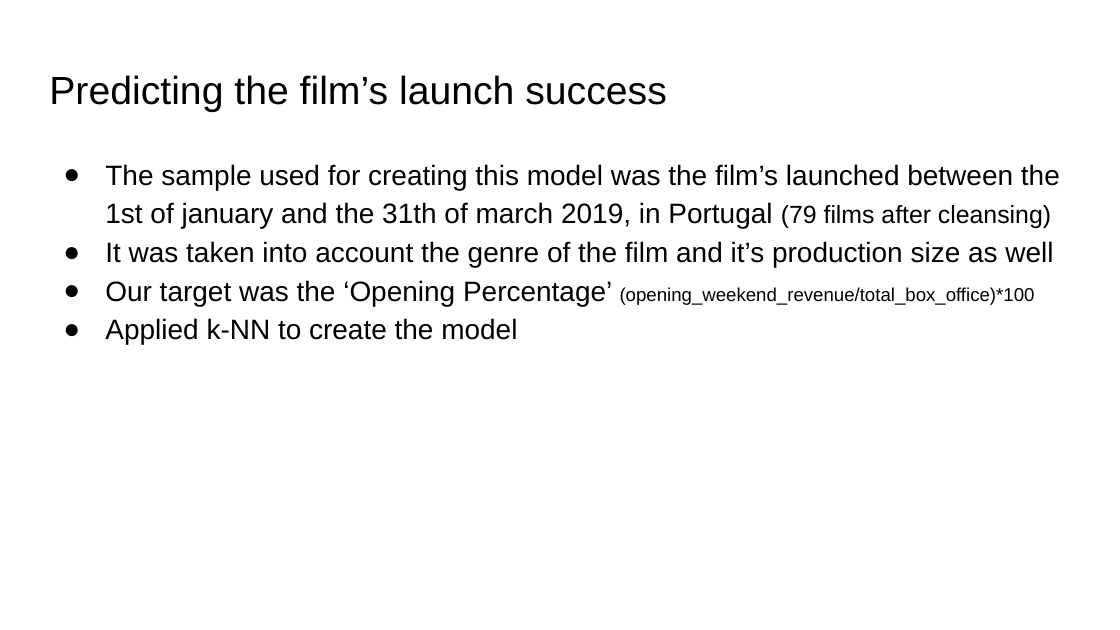
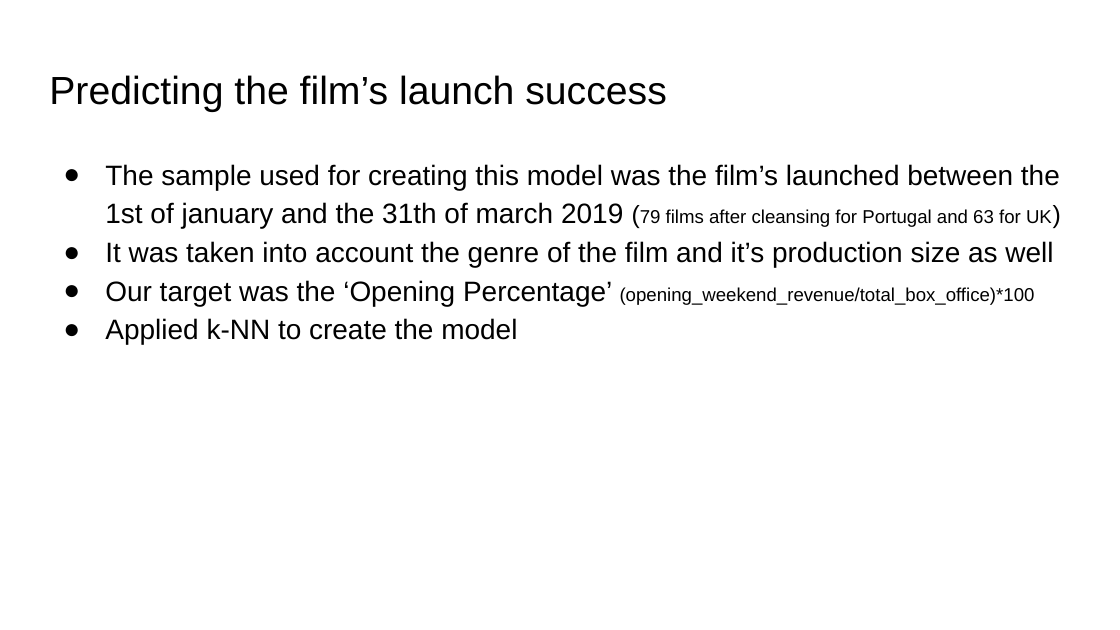
Before and after one commit to Hackathon-Gruvi/os-colegas-da-francisca, a slide deck: slide 7 of final-pitch.pptx. Drawn at 1120x630 pixels with LibreOffice and Linux fonts; fonts in the diff are those of the drawing; background and template pictures are left out. Boxes give left, top, right and bottom in pixels: in the first picture for what was removed or moved away, otherwise in the second. Text is boxed around its words. In the diff, an @@ line names an element or a change of style, - is before the commit and + after.

```diff
--- a/final-pitch.pptx
+++ b/final-pitch.pptx
@@ text at box(105, 164, 1060, 229): text changed @@
-● The sample used for creating this model was the film’s launched between the 1st of january and the 31th of march 2019, in Portugal (79 films after cleansing)
+● The sample used for creating this model was the film’s launched between the 1st of january and the 31th of march 2019 (79 films after cleansing for Portugal and 63 for UK)
```
Also in this commit, not shown: 1 other file.
